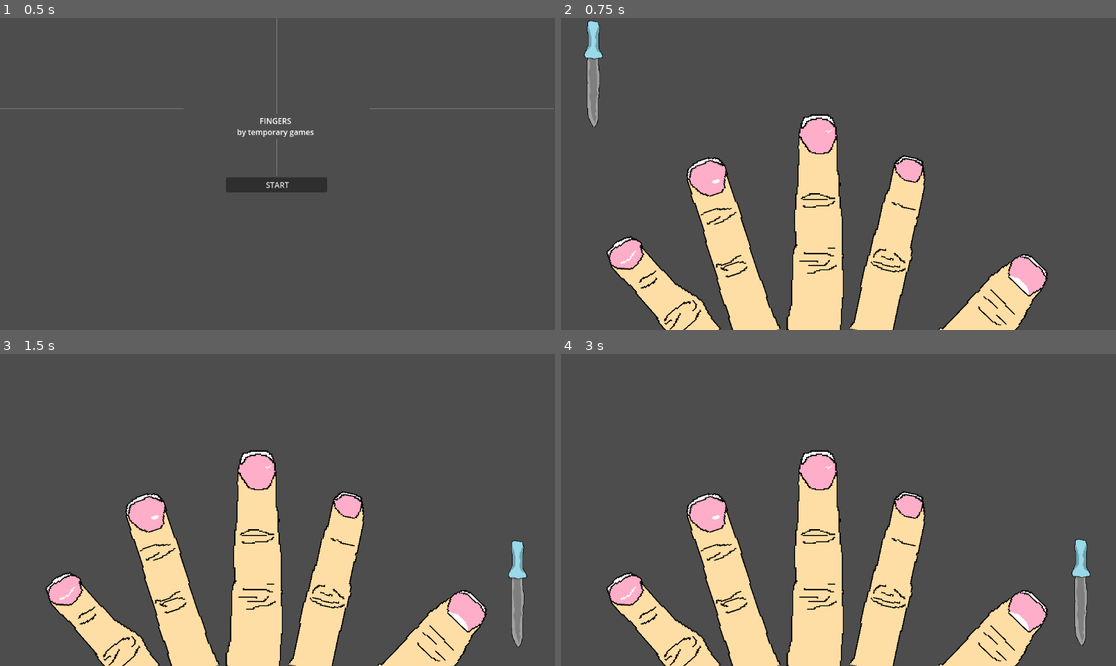
Above: before the commit, frames 1-4 (two rows, left to right).
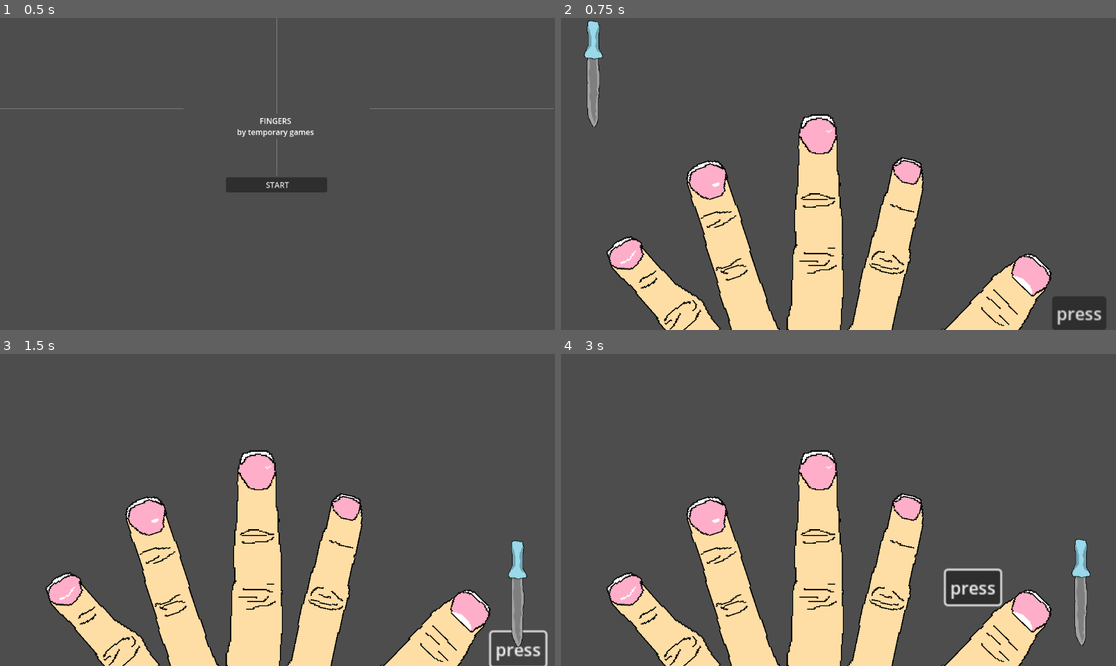
Above: after the commit, the same moments.

Repository: liamebre/fingers
Game: Godot game, scene res://scenes/main.tscn
Two runs of this game, one before a commit and one after it. Both use one fixed random seed, a clock stepped at 60 frames per second and the inputs below.
Inputs (mouse positions are in pixels of both pictures, inside the frame that each line leads up to):
- Up to frame 1 (0.5 s): no input
- Up to frame 2 (0.75 s): click "START" at 0.5 s
- Up to frame 3 (1.5 s): click (516, 650) at 1.25 s, where only the run after the commit has a clickable "press"
- Up to frame 4 (3 s): click (1077, 650) at 2 s, where only the run after the commit has a clickable "press"; click (1082, 647) at 2.75 s, where only the run after the commit has a clickable "press"

Frame 1 is identical in both runs. In frame 2, 3.8% of the frame differs, in the area x 22-99%, y 43-100%; in frame 3, 3.2%; in frame 4, 4.0%, in the area x 22-89%, y 43-100%.

Commit message:
update
now there are buttons to press that move position when you press it.

Diff:
--- a/project.godot
+++ b/project.godot
@@ -13,7 +13,7 @@
 config/name="fingers"
 run/main_scene="uid://bku2uxq4fu8yj"
 config/features=PackedStringArray("4.4", "GL Compatibility")
-boot_splash/show_image=false
+boot_splash/image="uid://ndlrnpa54pe6"
 config/icon="res://fingers/icon.svg"
 
 [input]
--- a/scenes/finger.tscn
+++ b/scenes/finger.tscn
@@ -42,13 +42,13 @@
 position = Vector2(-74, -77)
 
 [node name="CollisionShape2D" type="CollisionShape2D" parent="ring"]
-position = Vector2(-11, 1)
+position = Vector2(-10, 3)
 rotation = -0.321141
 shape = SubResource("RectangleShape2D_dtcej")
 
 [node name="Ring" type="Sprite2D" parent="ring/CollisionShape2D"]
 texture_filter = 1
-position = Vector2(3.47793, -0.950805)
+position = Vector2(2.2134, -0.317579)
 texture = ExtResource("2_4cckd")
 
 [node name="middle" type="Area2D" parent="."]
@@ -74,7 +74,7 @@
 
 [node name="Point" type="Sprite2D" parent="point/CollisionShape2D"]
 texture_filter = 1
-position = Vector2(3.91117, -2.8794)
+position = Vector2(2.9134, -0.715598)
 rotation = -0.0331608
 scale = Vector2(1.04807, 1.03405)
 texture = ExtResource("5_bisjf")
@@ -89,11 +89,19 @@
 
 [node name="Thumb" type="Sprite2D" parent="thumb/CollisionShape2D"]
 texture_filter = 1
-position = Vector2(0.719343, -0.694661)
+position = Vector2(2.85268, -2.48205)
+scale = Vector2(1, 1.01995)
 texture = ExtResource("4_jgy7n")
+
+[node name="Button" type="Button" parent="."]
+offset_left = 214.0
+offset_top = -31.0
+offset_right = 264.0
+text = "press"
 
 [connection signal="area_entered" from="pinkey" to="." method="_on_pinkey_area_entered"]
 [connection signal="area_entered" from="ring" to="." method="_on_ring_area_entered"]
 [connection signal="area_entered" from="middle" to="." method="_on_middle_area_entered"]
 [connection signal="area_entered" from="point" to="." method="_on_point_area_entered"]
 [connection signal="area_entered" from="thumb" to="." method="_on_thumb_area_entered"]
+[connection signal="button_down" from="Button" to="." method="_on_button_button_down"]
--- a/scripts/finger.gd
+++ b/scripts/finger.gd
@@ -1,5 +1,7 @@
 extends Node2D
 
+var score = 0
+var place = 0
 func _on_pinkey_area_entered(_area: Area2D) -> void:
 	$pinkey.hide()
 
@@ -14,3 +16,22 @@
 
 func _on_thumb_area_entered(_area: Area2D) -> void:
 	$thumb.hide()
+
+
+func _on_button_button_down() -> void:
+	score += 1
+	if score%2 == 0:
+		$Button.global_position = Vector2(1025,575)
+		place +=1
+	else:
+		match place%6:
+			1:
+				$Button.global_position = Vector2(800,450)
+			2:
+				$Button.global_position = Vector2(625,200)
+			3:
+				$Button.global_position = Vector2(375,200)
+			4:
+				$Button.global_position = Vector2(150,325)
+			5:
+				$Button.global_position = Vector2(25,550)
--- a/scripts/main.gd
+++ b/scripts/main.gd
@@ -30,7 +30,6 @@
 func _getInput():
 	if Input.is_action_just_pressed("lMouse"):
 		$knife.position = get_global_mouse_position()
-		score +=1
 
 
 func _on_setup_timer_timeout() -> void:
